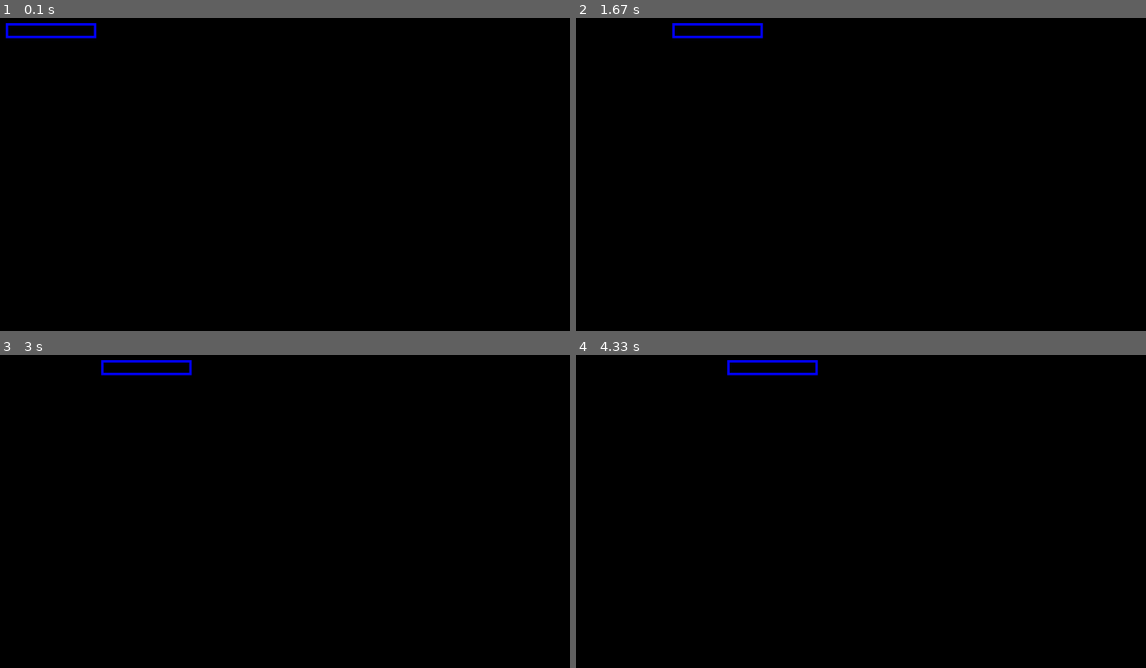
Above: before the commit, frames 1-4 (two rows, left to right).
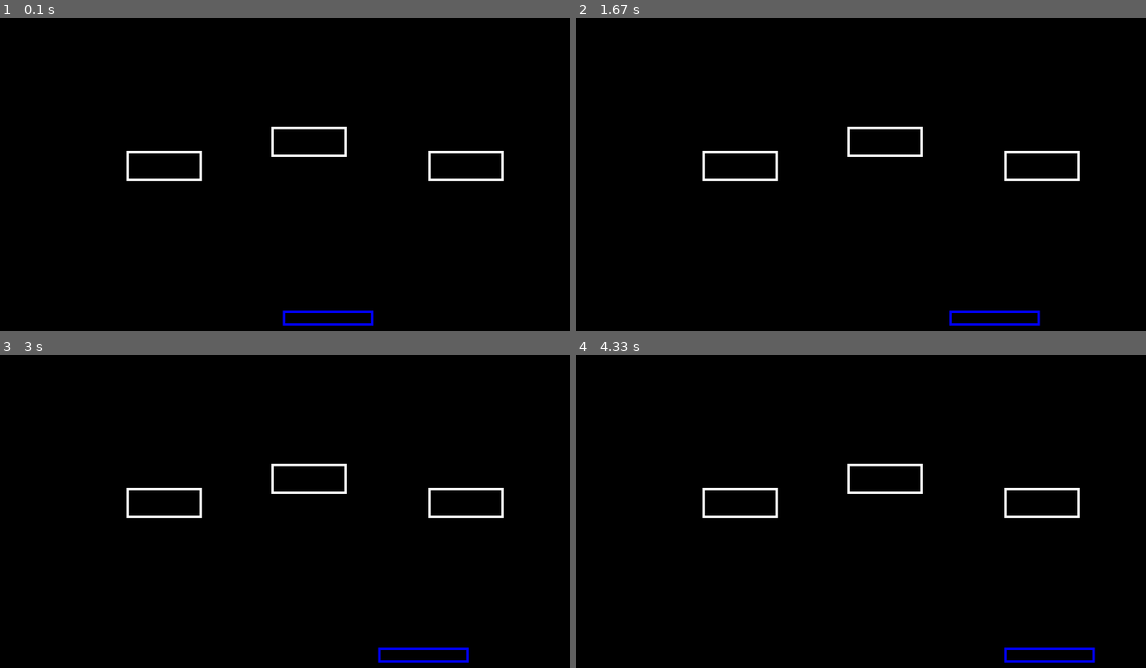
Above: after the commit, the same moments.

Repository: Random7-JF/pygame
Game: pygame game, started from main.py
The game is run twice, just before and just after one commit, with the same random seed, the same clock (stepped at 60 frames per second) and the same inputs.
Inputs:
- Up to frame 1 (0.1 s): no input
- Up to frame 2 (1.67 s): hold D 0.33-0.8 s; hold D 0.83-1.3 s; hold A from 1.33 s (still down)
- Up to frame 3 (3 s): release A at 1.87 s; hold A 1.9-2.3 s; hold D 2.33-2.97 s
- Up to frame 4 (4.33 s): hold A 3-3.47 s; hold D 3.5-3.97 s; hold D from 4 s (still down)

The runs differ from the first frame. In frame 1, 1.6% of the frame differs, in the area x 0-89%, y 1-99%; in frame 2, 1.6%; in frame 3, 1.6%; in frame 4, 1.6%.

Commit message:
adjusted block drawing to center things proper. added constants

Diff:
--- a/game/constants.py
+++ b/game/constants.py
@@ -1,2 +1,10 @@
+#Game Settings
 SCREEN_WIDTH=1280
 SCREEN_HEIGHT=720
+
+#Level Settings
+LEVEL_BLOCK_WIDTH=125
+LEVEL_BLOCK_HEIGHT=50
+
+#Player Settings
+PLAYER_MOVE_SPEED=250
--- a/game/manager.py
+++ b/game/manager.py
@@ -1,11 +1,14 @@
 import pygame
 from object.player import *
+from object.block import *
+from game.constants import *
 
 class Manager():
     def __init__(self):
         self.draw_group = pygame.sprite.Group()
         self.update_group = pygame.sprite.Group()
         self.spawn_player()
+        self.spawn_level()
 
     # Add function to add object group to Draw calls
     def add_group_to_draw(self, object):
@@ -19,6 +22,19 @@
     ##Remove Object from object group
     ##Remove Object group from groups
     def spawn_player(self):
-        self.player = Player(150,150)
+        self.player = Player(SCREEN_HEIGHT * 0.95, SCREEN_WIDTH / 2)
         self.add_group_to_draw(self.player)
         self.add_group_to_update(self.player)
+
+    def spawn_level(self):
+        # I want to load a map in here.
+        block = Block(400, 400)
+        block2 = Block(900, 400)
+        block3 = Block(SCREEN_WIDTH / 2, SCREEN_HEIGHT / 2)
+
+        self.add_group_to_draw(block)
+        self.add_group_to_update(block)
+        self.add_group_to_draw(block2)
+        self.add_group_to_update(block2)
+        self.add_group_to_draw(block3)
+        self.add_group_to_update(block3)
--- a/object/block.py
+++ b/object/block.py
@@ -1,13 +1,18 @@
 import pygame
+from game.constants import *
 
 class Block(pygame.sprite.Sprite):
     def __init__(self, x, y) -> None:
         super().__init__()
         self.position = pygame.Vector2(x, y)
+        self.width = LEVEL_BLOCK_WIDTH
+        self.height = LEVEL_BLOCK_HEIGHT
 
     def draw(self, screen):
-        #pygame.draw.polygon(screen,"white",[(100,100),(300,100), (300, 200),(100,200)], 4)
-        pass
+        xpos = self.position.x - self.width
+        ypos = self.position.y - self.height
+        pygame.draw.rect(screen, "white", pygame.Rect(xpos, ypos, self.width, self.height), 4)
+
 
     def update(self, screen):
         pass
--- a/object/player.py
+++ b/object/player.py
@@ -1,5 +1,6 @@
 import pygame
 from object.block import *
+from game.constants import *
 
 class Player(Block):
     def __init__(self, x, y) -> None:
@@ -7,11 +8,12 @@
         self.colour = "blue"
         self.height = 25
         self.width = 150
-        self.move_speed = 250
+        self.move_speed = PLAYER_MOVE_SPEED
 
     def draw(self, screen) -> None:
-        xpos = self.position.x - (self.width // 2)
-        ypos = self.position.y - (self.height // 2)
+        xpos = self.position.x - self.width
+        ypos = self.position.y - self.height
+       # print("(x,y)", self.position, "width:", self.width, "height:", self.height, "xpos:", xpos, "ypos:", ypos)
         pygame.draw.rect(screen, self.colour, pygame.Rect(xpos, ypos, self.width, self.height), 4)
 
     def update(self, delta_time):
